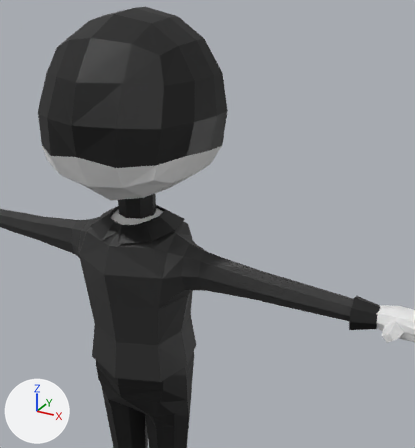
One commit to the Blender file 31.05.2025_Murder_Drones.blend: the scene before it, then after it.
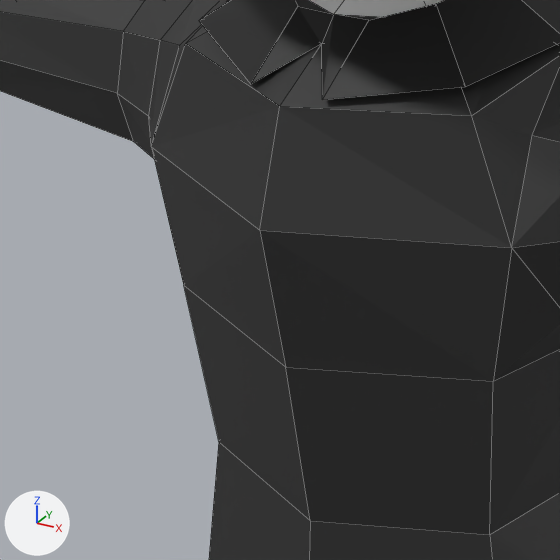
There are two pictures of each version: one from a 50 mm camera at (2.929, -4.123, 1.07) aimed at (0.713, -0.094, -0.945), one close up on the part from 11% to 42% of the width and 49% to 78% of the height. Every picture has the same lights, and +X, +Y and +Z are marked at lower left. The close-ups show mesh edges as thin lines.

Objects in the first close-up: 'Body'.
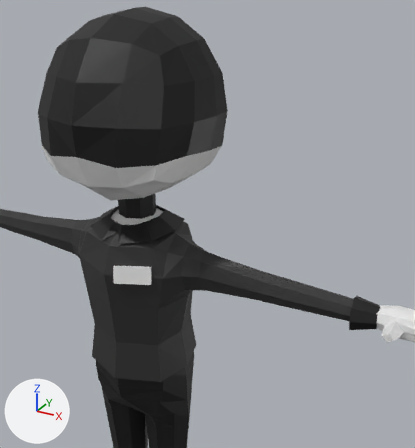
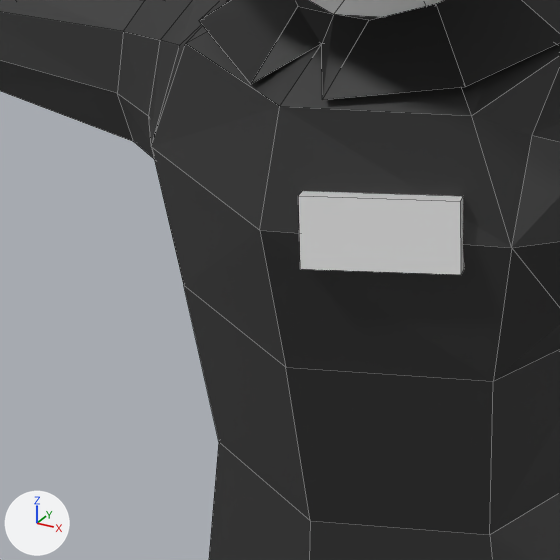
Scene script edits in JSON lines:
```json
{"op": "add", "block": "me_name_badge_mesh", "code": ["me_name_badge_mesh = bpy.data.meshes.new('Name_Badge_Mesh')", "me_name_badge_mesh.from_pydata(...)  # a box spanning x -0.25..0.25, y -0.25..0.25, z -0.25..0.25", "me_name_badge_mesh.materials.append(mat_head_material)  # white #e7e7e7"]}
{"op": "add", "block": "ob_name_badge", "code": ["ob_name_badge = bpy.data.objects.new('Name_Badge', me_name_badge_mesh)", "ob_name_badge.location = (0.228, -0.565, -1.353)", "ob_name_badge.rotation_euler = (-0.192, 0.0, 0.432)  # degrees (-11, 0, 25)", "ob_name_badge.scale = (0.659, 0.0725, 0.31)"]}
```

What differs and where, as boxes [x1, y1, x2, y2] in the close-ups (560 x 560 px):
```json
{"object": "Name_Badge", "change": "added", "after": [299, 191, 464, 275]}
```
